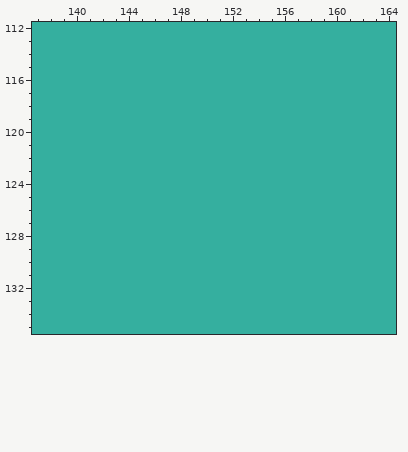
One commit to this pixel-art file: Spiceholic2025/App/image/layout.aseprite. Above is the file before it was changed.
240x192 pixels, 1 frame. Colours within 5 levels of each other are drawn and written as one. Shown: x 137..164, y 112..135.
The same view after the edit:
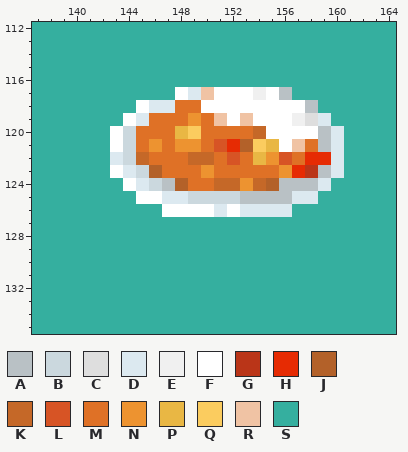
Palette (. is transparent): A #b9c1c5  B #cbd8de  C #dedede  D #dce9f0  E #f0f0f0  F #ffffff  G #ba3518  H #e62b03  J #b36129  K #c56828  L #d75425  M #df7126  N #ed9330  P #e9b744  Q #fbcc5f  R #f0c3a4  S #35af9f
The edit:
layer "Group 1/Curry/Curry" added
--- layer "Group 1/Curry/Curry"
@@ x 137..164 @@
 116 SSSSSSSSSSSSSSSSSSSSSSSSSSSS
-117 SSSSSSSSSSSSSSSSSSSSSSSSSSSS
-118 SSSSSSSSSSSSSSSSSSSSSSSSSSSS
-119 SSSSSSSSSSSSSSSSSSSSSSSSSSSS
-120 SSSSSSSSSSSSSSSSSSSSSSSSSSSS
-121 SSSSSSSSSSSSSSSSSSSSSSSSSSSS
-122 SSSSSSSSSSSSSSSSSSSSSSSSSSSS
-123 SSSSSSSSSSSSSSSSSSSSSSSSSSSS
-124 SSSSSSSSSSSSSSSSSSSSSSSSSSSS
-125 SSSSSSSSSSSSSSSSSSSSSSSSSSSS
-126 SSSSSSSSSSSSSSSSSSSSSSSSSSSS
+117 SSSSSSSSSSSFDRFFFEFASSSSSSSS
+118 SSSSSSSSFDDMMFFFFFFFFASSSSSS
+119 SSSSSSSFDMMMNMRFRFFFECDSSSSS
+120 SSSSSSFBMMMPQMMMMKFFFFADSSSS
+121 SSSSSSFBMNMNNMLHJQPFRMADSSSS
+122 SSSSSSDBKMMMKKMLMPNLMHHDSSSS
+123 SSSSSSFDBJMMMNMMMMMNHGADSSSS
+124 SSSSSSSFDBAJMMKKNKJAAADSSSSS
+125 SSSSSSSSFFDDBBBBAAAADDSSSSSS
+126 SSSSSSSSSSFFFFDFDDDDSSSSSSSS
 127 SSSSSSSSSSSSSSSSSSSSSSSSSSSS
Where, in picture pixels (left, top, right, bottom), the same in both pictures:
changed: (110, 87, 344, 217)
